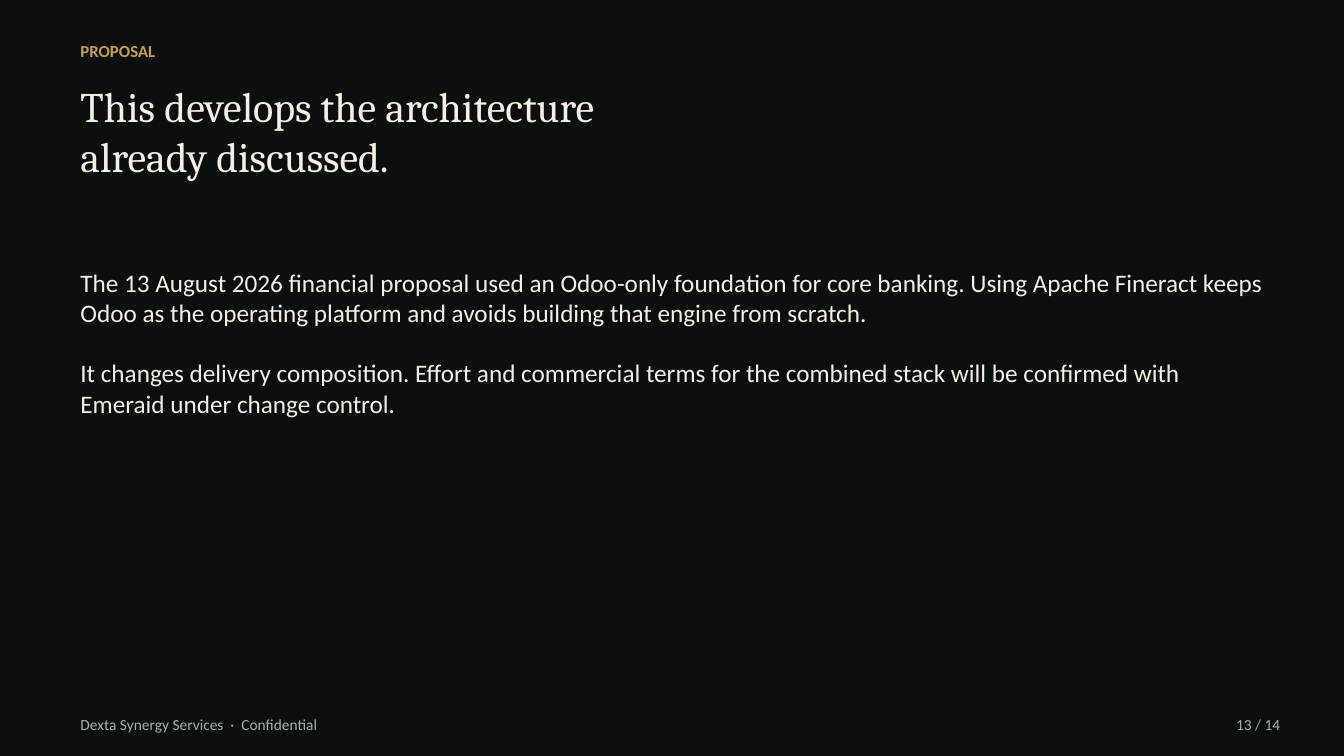
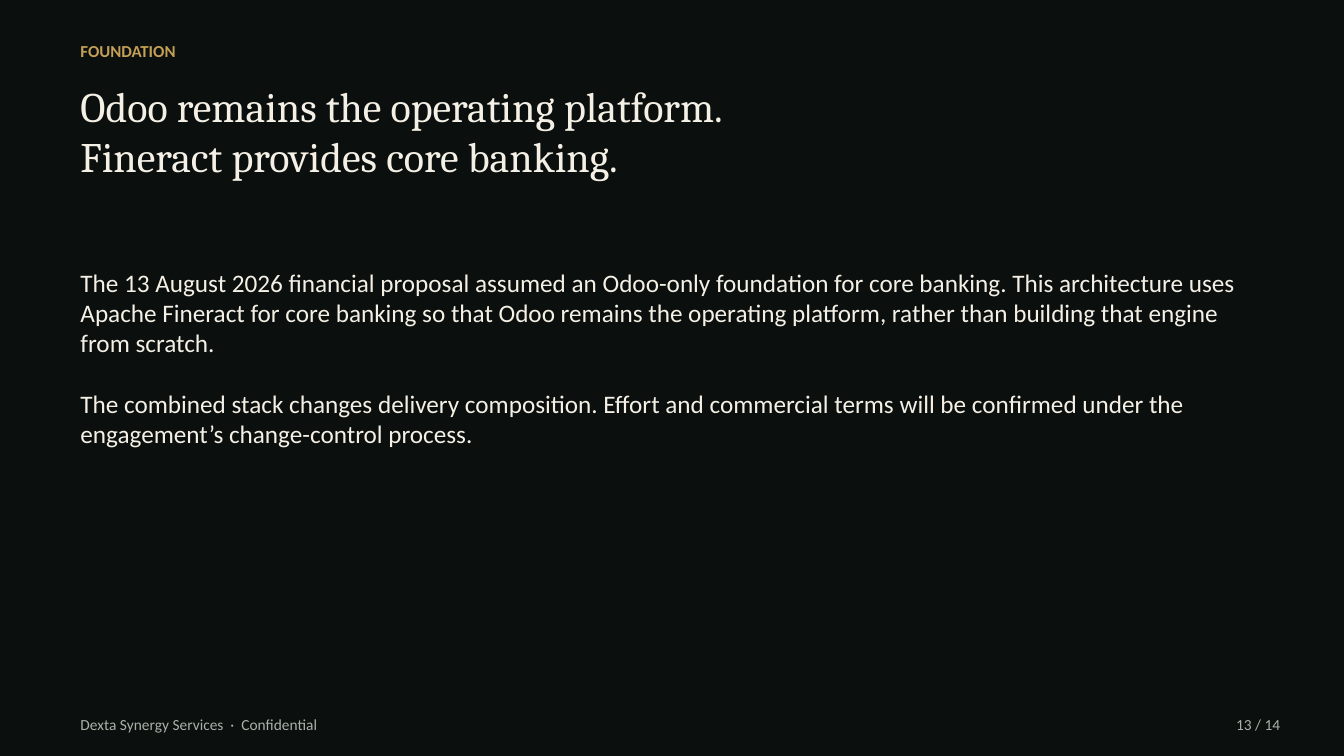
Before and after one commit to hanson1997/test, a slide deck: slide 13 of edfip-screening/architecture/EDFIP_Architecture_Dexta.pptx. Drawn at 1344x756 pixels with LibreOffice and Linux fonts; fonts in the diff are those of the drawing. Boxes give left, top, right and bottom in pixels: in the first picture for what was removed or moved away, otherwise in the second. Text is boxed around its words. In the diff, an @@ line names an element or a change of style, - is before the commit and + after.

```diff
--- a/edfip-screening/architecture/EDFIP_Architecture_Dexta.pptx
+++ b/edfip-screening/architecture/EDFIP_Architecture_Dexta.pptx
@@ text at (x1=80, y1=46, x2=175, y2=57): text changed @@
-PROPOSAL
+FOUNDATION
@@ text at (x1=80, y1=92, x2=723, y2=182): text changed @@
-This develops the architecture
-already discussed.
+Odoo remains the operating platform.
+Fineract provides core banking.
@@ text at (x1=80, y1=274, x2=1234, y2=448): text changed @@
-The 13 August 2026 financial proposal used an Odoo-only foundation for core banking. Using Apache Fineract keeps Odoo as the operating platform and avoids building that engine from scratch.
-It changes delivery composition. Effort and commercial terms for the combined stack will be confirmed with Emeraid under change control.
+The 13 August 2026 financial proposal assumed an Odoo-only foundation for core banking. This architecture uses Apache Fineract for core banking so that Odoo remains the operating platform, rather than building that engine from scratch.
+The combined stack changes delivery composition. Effort and commercial terms will be confirmed under the engagement’s change-control process.
```
Also in this commit, not shown: 1 other slide changed, 5 other files.
